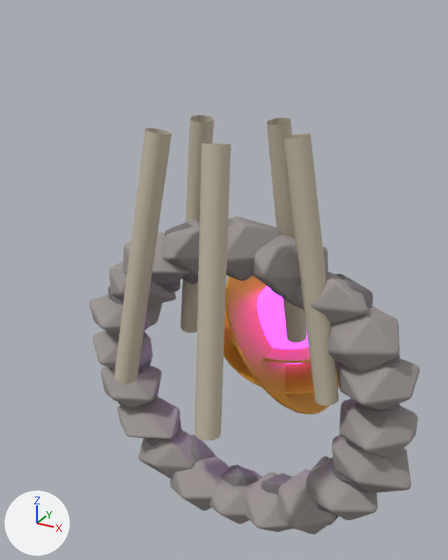
Two versions of the glTF model models/buildings/spell_hall.glb, one commit apart.
Both versions are drawn from a 50 mm camera at (2.7, -5.03, 3.81) aimed at (-0.27, 0.36, 1.12). The axes (+X, +Y, +Z) are drawn at lower left. The lights are the same throughout. The picture after the commit comes second. Where no turn or scale is listed for an object, it has been applied to the vertices.

Objects in the first picture: 'Arch_0', 'Arch_1', 'Arch_2', 'Arch_3', 'Arch_4', 'FoundationStone_0', 'FoundationStone_1', 'FoundationStone_18', 'FoundationStone_19', 'FoundationStone_2', 'FoundationStone_4', 'RuneRing_2' and 32 more.
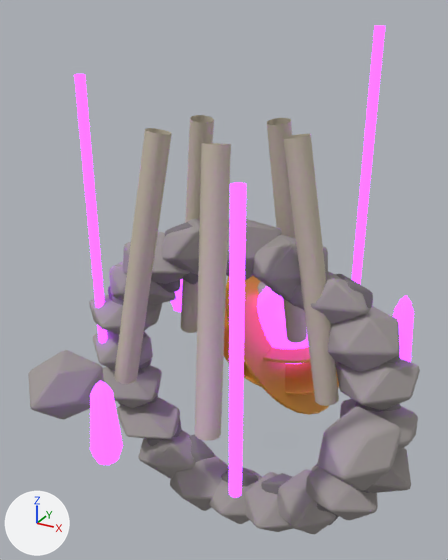
Diff of the bpy script that builds the scene:
```diff
--- a/models/buildings/spell_hall.glb.py
+++ b/models/buildings/spell_hall.glb.py
@@ ob_l10relic @@
+ob_l10relic = bpy.data.objects.new('L10Relic', me_l10relic)  # 78 vertices, 133 faces; spans x 1.474..1.755, y 0.444..0.726, z 0.2..1.274; in mat_soul (purple #9e35e5, glowing purple #b03cff)
+ob_l10relic.location = (0.0, 0.0, 0.0)
@@ ob_l9spire @@
+ob_l9spire = bpy.data.objects.new('L9Spire', me_l9spire_005)  # 130 vertices, 240 faces; spans x 0.81..0.92, y 1.44..1.54, z 0.15..3.65; in mat_soul (purple #9e35e5, glowing purple #b03cff)
+ob_l9spire.location = (0.0, 0.0, 0.0)
@@ ob_l8foundation @@
+ob_l8foundation = bpy.data.objects.new('L8Foundation', me_icosphere_039)  # 112 vertices, 220 faces; spans x -0.383..0.335, y -0.377..0.409, z -0.317..0.342; in mat_stone_light (grey #9e9795)
+ob_l8foundation.location = (-0.3, 1.69, 0.28)
@@ ob_l7relic @@
+ob_l7relic = bpy.data.objects.new('L7Relic', me_l7relic)  # 78 vertices, 133 faces; spans x -1.457..-1.176, y 0.971..1.25, z 0.2..1.134; in mat_soul (purple #9e35e5, glowing purple #b03cff)
+ob_l7relic.location = (0.0, 0.0, 0.0)
@@ ob_l6spire @@
+ob_l6spire = bpy.data.objects.new('L6Spire', me_l6spire_005)  # 130 vertices, 240 faces; spans x -1.77..-1.66, y -0.05..0.05, z 0.15..3.2; in mat_soul (purple #9e35e5, glowing purple #b03cff)
+ob_l6spire.location = (0.0, 0.0, 0.0)
@@ ob_l5foundation @@
+ob_l5foundation = bpy.data.objects.new('L5Foundation', me_icosphere_038)  # 108 vertices, 212 faces; spans x -0.4..0.349, y -0.447..0.405, z -0.303..0.305; in mat_stone_light (grey #9e9795)
+ob_l5foundation.location = (-1.32, -1.1, 0.28)
@@ ob_l4relic @@
+ob_l4relic = bpy.data.objects.new('L4Relic', me_l4relic)  # 78 vertices, 133 faces; spans x -0.437..-0.157, y -1.835..-1.554, z 0.2..0.994; in mat_soul (purple #9e35e5, glowing purple #b03cff)
+ob_l4relic.location = (0.0, 0.0, 0.0)
@@ ob_l3spire @@
+ob_l3spire = bpy.data.objects.new('L3Spire', me_l3spire_005)  # 130 vertices, 240 faces; spans x 0.8..0.91, y -1.54..-1.44, z 0.15..2.75; in mat_soul (purple #9e35e5, glowing purple #b03cff)
+ob_l3spire.location = (0.0, 0.0, 0.0)
@@ ob_l2foundation @@
+ob_l2foundation = bpy.data.objects.new('L2Foundation', me_icosphere_037)  # 110 vertices, 216 faces; spans x -0.313..0.315, y -0.443..0.401, z -0.305..0.293; in mat_stone_light (grey #9e9795)
+ob_l2foundation.location = (1.62, -0.59, 0.28)
```

What differs and where, as boxes [x1, y1, x2, y2] in the pictures (448 x 560 px):
'L2Foundation', added: after [318, 406, 401, 491]
'L3Spire', added (purple): after [229, 182, 246, 498]
'L5Foundation', added: after [28, 350, 103, 419]
'L9Spire', added (purple): after [352, 26, 385, 284]
'L6Spire', added (purple): after [74, 74, 108, 343]
'L4Relic', added (purple): after [90, 381, 123, 465]
'L10Relic', added (purple): after [393, 295, 414, 362]
'L7Relic', added (mostly hidden): after [171, 279, 183, 312]
'L8Foundation', added (mostly hidden): after [258, 281, 267, 294]
'FoundationStone_0', unchanged, covered by the edit: before [339, 398, 418, 458]; after [340, 398, 418, 452]
'FoundationStone_19', unchanged, covered by the edit: before [332, 434, 411, 493]; after [366, 448, 411, 493]
